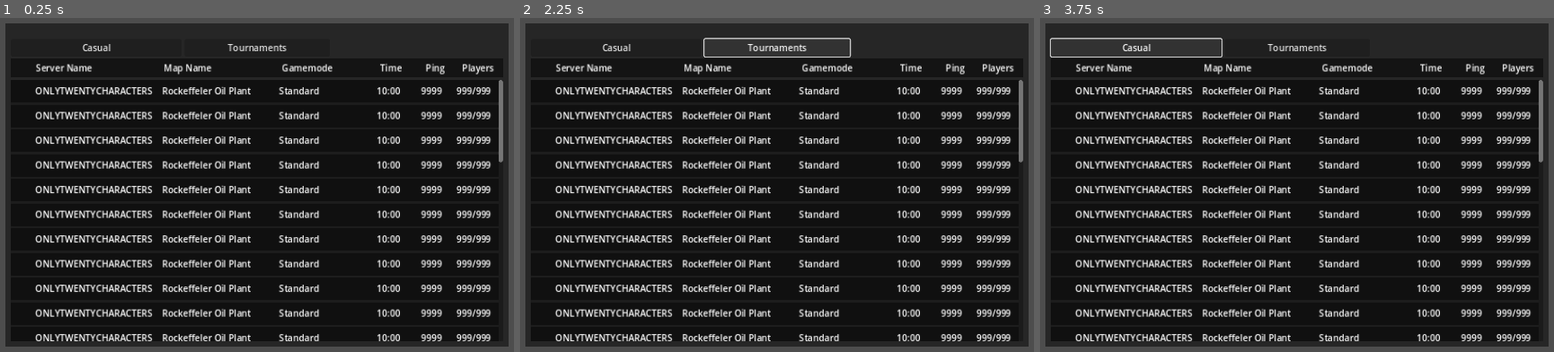
Above: before the commit, frames 1-3 (left to right).
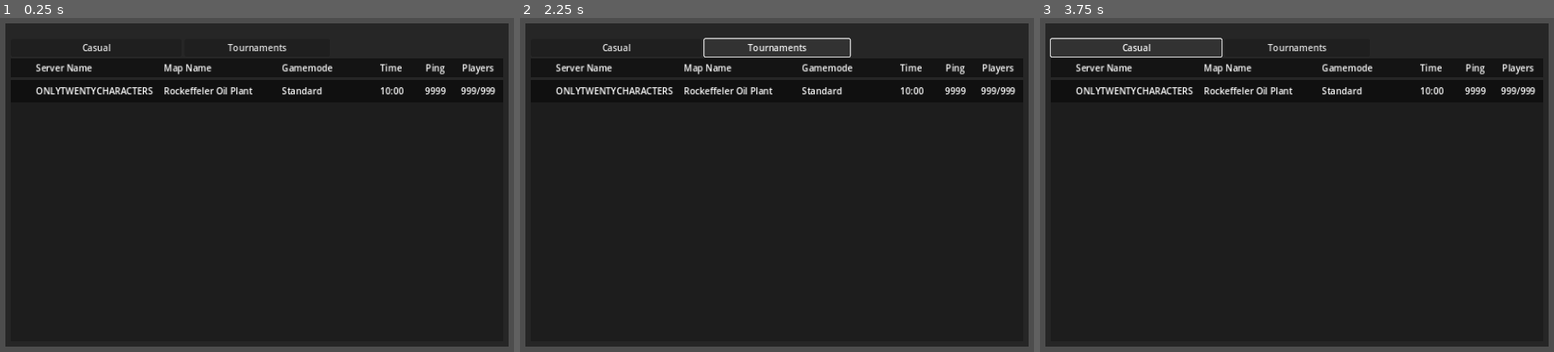
Above: after the commit, the same moments.

Repository: codemonsters/tag-of-war
Game: Godot game, scene res://screens/menu/server_list/server_list.tscn
Two runs of this game, one before a commit and one after it. Both use one fixed random seed, a clock stepped at 60 frames per second and the inputs below. This scene is started directly instead of the project's main scene.
Inputs:
- Up to frame 1 (0.25 s): no input
- Up to frame 2 (2.25 s): click "ONLYTWENTYCHARACTERS" at 0.5 s; click "ONLYTWENTYCHARACTERS" at 1.25 s; click "Tournaments" at 2 s
- Up to frame 3 (3.75 s): click "ONLYTWENTYCHARACTERS" at 2.75 s; click "Casual" at 3.5 s

The runs differ from the first frame. In frame 1, 10% of the frame differs, in the area x 6-98%, y 18-97%; in frame 2, 10%; in frame 3, 10%.
Error after the commit: Invalid access to property or key 'server_message_received' on a base object of type 'null instance'. (res://screens/menu/server_list/server_list.gd:25)

Commit message:
Añadida conexión al server para server_list (no terminado)

Diff:
--- a/cliente/src/screens/menu/server_list/server_list.gd
+++ b/cliente/src/screens/menu/server_list/server_list.gd
@@ -1,4 +1,6 @@
 extends Control
+
+signal send_to_server(message: Variant)
 
 #-- Variables
 
@@ -6,12 +8,29 @@
 
 #-- Funciones
 
-func add_lobby():
+func add_lobby(lobby_parameters: Dictionary = {}):
 	var new = empty_lobby.instantiate()
+	if lobby_parameters != {}:
+		new.get_node("ServerName").text = lobby_parameters["ServerName"]
+		new.get_node("MapName").text = lobby_parameters["MapName"]
+		new.get_node("Gamemode").text = lobby_parameters["Gamemode"]
+		new.get_node("Time").text = lobby_parameters["Time"]
+		new.get_node("Players").text = lobby_parameters["Players"]
+		new.get_node("Ping").text = lobby_parameters["Ping"]
 	%Casual.add_child(new)
 
 #-- Principal
 
 func _ready() -> void:
+	get_parent().get_parent().server_message_received.connect(on_server_message_received)
+	var list_request = {"cmd":"list_request"}
+	send_to_server.emit(JSON.stringify(list_request))
 	for i in range(34):
 		add_lobby()
+
+
+func on_server_message_received(dict: Dictionary):
+	if dict["cmd"] == "":
+		var lobby_list = dict[""]
+		for lobby in lobby_list:
+			add_lobby(lobby)
Not shown: 1 places in cliente/src/screens/menu/lista_servidores.tscn that only renumber resources
Not shown: 1 places in cliente/src/screens/menu/sala_espera.tscn that only renumber resources
Not shown: 1 places in cliente/src/screens/menu/sala_espera_admin.tscn that only renumber resources
